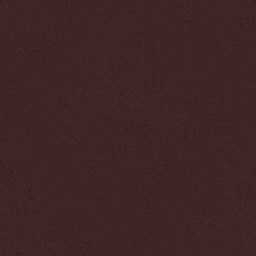
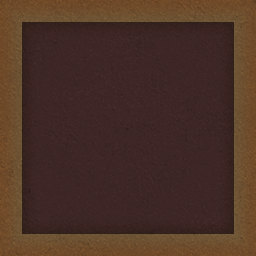
Layered file, before and after one edit (256x256). Changes by layer:
showed "Rectangle 1" over [0, 0, 256, 256]
